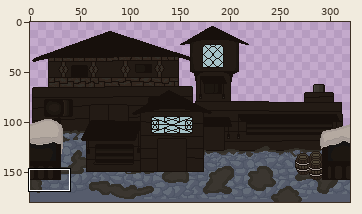
Edited in one commit: sprite sheet (new-game-project/Scenes/GhostTown/HouseofTheTown.png). Above: a wide view before the commit, with the close-up outlined.
Close-up. As it was:
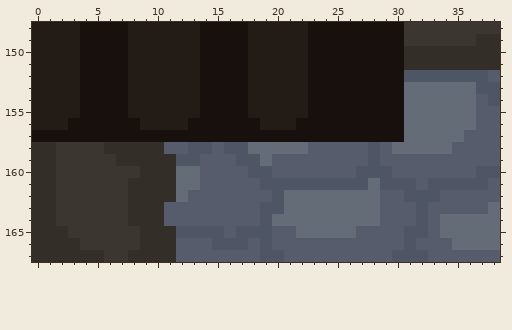
The file is 320x180 pixels. Colours within 5 levels of each other are drawn and written as one. Shown: x 0..38, y 148..167. The commit also changed other parts of the picture, which this record leaves out.
The same view after the edit:
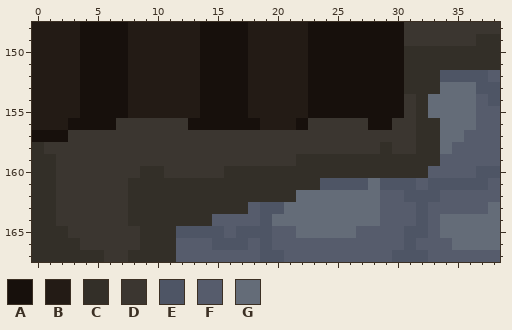
Palette (. is transparent): A #17100c  B #231b15  C #332f28  D #3b3630  E #4e5565  F #565c6c  G #646c78
From old to new:
@@ x 0..38 @@
 151 BBBBAAAABBBBBBAAAABBBBBAAAAAAAACCCCCCCC
-152 BBBBAAAABBBBBBAAAABBBBBAAAAAAAAEEEEEEEF
-153 BBBBAAAABBBBBBAAAABBBBBAAAAAAAAGGGGGGEE
-154 BBBBAAAABBBBBBAAAABBBBBAAAAAAAAGGGGGGFE
-155 BBBBAAAABBBBBBAAAABBBBBAAAAAAAAGGGGGGFF
-156 BBBAAAAAABBBBAAAAAABBBAAAAAAAAAGGGGGGFF
-157 AAAAAAAAAAAAAAAAAAAAAAAAAAAAAAAGGGGGFFF
-158 CCDDDDCCCCCFFEEFEEGGGGGFFFFFEFGGGGGFFFF
-159 CCDDDDDCCCCCEEFFFEEGFFFFFFFFEFFFFFFFFFF
-160 CCDDDDDDDCCCGGFFFFEEFFFFFFFEEEFFFFFFFEE
-161 CCDDDDDDCCCCGGFFFFFEEEEEEEEEGEEEFEEEEEF
-162 CCDDDDDDCCCCGFFFFFFFEGGGGGGGGFFEEEFFFFF
-163 CCDDDDDDCCCFFFFFFFFEEGGGGGGGGFFFEFFFFFG
-164 CCDDDDDDCCCFFFFFFFFEGGGGGGGGGFFFEFGGGGG
+152 BBBBAAAABBBBBBAAAABBBBBAAAAAAAACCCEEEEF
+153 BBBBAAAABBBBBBAAAABBBBBAAAAAAAACCCGGGEE
+154 BBBBAAAABBBBBBAAAABBBBBAAAAAAAADCGGGGFE
+155 BBBBAAAABBBBBBAAAABBBBBAAAAAAAADCGGGGFF
+156 BBBAAAADDDDDDAAAAAABBBADDDDDAADDCCGGGFF
+157 AAADDDDDDDDDDDDDDDDDDDDDDDDDDDDDCCGGFFF
+158 CDDDDDDDDDDDDDDDDDDDDDDDDDDDDCDDCCGFFFF
+159 CCDDDDDDDDDDDDDDDDDDDDCCCCCCCCCCCCFFFFF
+160 CCDDDDDDDCCDDDDDCCCCCCCCCCCCCCCCCFFFFEE
+161 CCDDDDDDCCCCCCCCCCCCCCCCEEEEGEEEFEEEEEF
+162 CCDDDDDDCCCCCCCCCCCCCCGGGGGGGFFEEEFFFFF
+163 CCDDDDDDCCCCCCCCCCFEEGGGGGGGGFFFEFFFFFG
+164 CCDDDDDDCCCCCCCFFFFEGGGGGGGGGFFFEFGGGGG
 165 CCCDDDDDDCCCEEEEFEEEFFGGGGGFFFFEEFGGGGG
